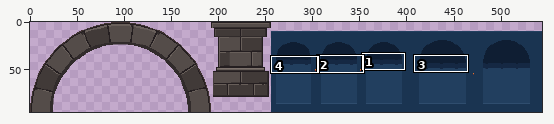
One commit to this pixel-art file: assets/source/terrain/floor01/structure.ase. The first picture is a wide view before the edit; the outline marks the close-up.
Close-up. Earlier state:
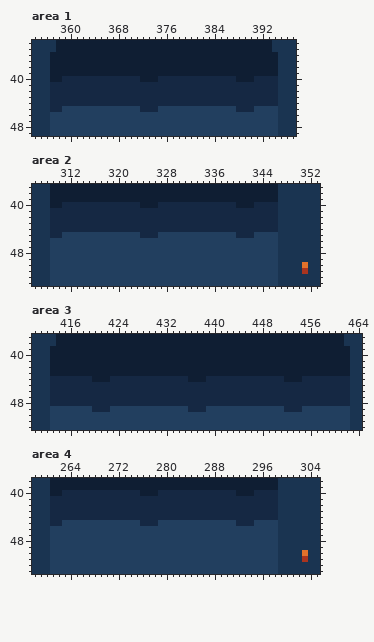
544x96 pixels, 1 frame. Shown: area 1: x 354..397, y 34..49; area 2: x 306..353, y 37..53; area 3: x 410..464, y 37..52; area 4: x 258..305, y 38..53. The commit also changed other parts of the picture, which this record leaves out.
And afterwards:
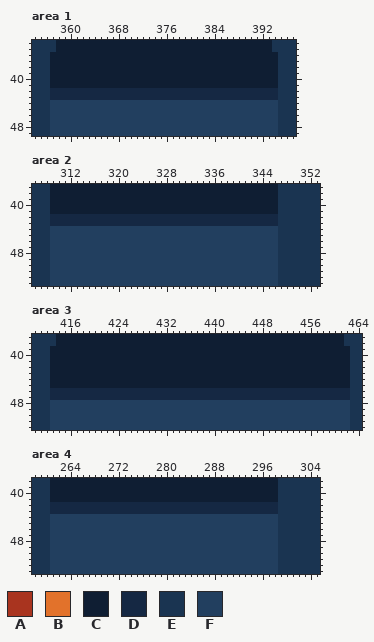
Palette (. is transparent): A #a9341f  B #e2722b  C #0f1e33  D #152843  E #1a3451  F #223f5f
The edit:
{"where": "area 1, layer \"depth\""}
{"y":40,"x":359,"old":"DDDDDDDDDDDDD","new":"CCCCCCCCCCCCC"}
{"y":40,"x":375,"old":"DDDDDDDDDDDDD","new":"CCCCCCCCCCCCC"}
{"y":40,"x":391,"old":"DDDD","new":"CCCC"}
{"y":41,"x":357,"old":"DDDDDDDDDDDDDDDDDDDDDDDDDDDDDDDDDDDDDD","new":"CCCCCCCCCCCCCCCCCCCCCCCCCCCCCCCCCCCCCC"}
{"y":44,"x":357,"old":"DDDDDDDDDDDDDDDDDDDDDDDDDDDDDDDDDDDDDD","new":"FFFFFFFFFFFFFFFFFFFFFFFFFFFFFFFFFFFFFF"}
{"y":45,"x":357,"old":"DD","new":"FF"}
{"y":45,"x":372,"old":"DDD","new":"FFF"}
{"y":45,"x":388,"old":"DDD","new":"FFF"}
{"where": "area 2, layer \"depth\""}
{"y":40,"x":311,"old":"DDDDDDDDDDDDD","new":"CCCCCCCCCCCCC"}
{"y":40,"x":327,"old":"DDDDDDDDDDDDD","new":"CCCCCCCCCCCCC"}
{"y":40,"x":343,"old":"DDDD","new":"CCCC"}
{"y":41,"x":309,"old":"DDDDDDDDDDDDDDDDDDDDDDDDDDDDDDDDDDDDDD","new":"CCCCCCCCCCCCCCCCCCCCCCCCCCCCCCCCCCCCCC"}
{"y":44,"x":309,"old":"DDDDDDDDDDDDDDDDDDDDDDDDDDDDDDDDDDDDDD","new":"FFFFFFFFFFFFFFFFFFFFFFFFFFFFFFFFFFFFFF"}
{"y":45,"x":309,"old":"DD","new":"FF"}
{"y":45,"x":324,"old":"DDD","new":"FFF"}
{"y":45,"x":340,"old":"DDD","new":"FFF"}
{"y":50,"x":351,"old":"B","new":"E"}
{"y":51,"x":351,"old":"A","new":"E"}
{"where": "area 3, layer \"depth\""}
{"y":44,"x":413,"old":"DDDDDDD","new":"CCCCCCC"}
{"y":44,"x":423,"old":"DDDDDDDDDDDDD","new":"CCCCCCCCCCCCC"}
{"y":44,"x":439,"old":"DDDDDDDDDDDDD","new":"CCCCCCCCCCCCC"}
{"y":44,"x":455,"old":"DDDDDDDD","new":"CCCCCCCC"}
{"y":45,"x":413,"old":"DDDDDDDDDDDDDDDDDDDDDDDDDDDDDDDDDDDDDDDDDDDDDDDDDD","new":"CCCCCCCCCCCCCCCCCCCCCCCCCCCCCCCCCCCCCCCCCCCCCCCCCC"}
{"y":48,"x":413,"old":"DDDDDDDDDDDDDDDDDDDDDDDDDDDDDDDDDDDDDDDDDDDDDDDDDD","new":"FFFFFFFFFFFFFFFFFFFFFFFFFFFFFFFFFFFFFFFFFFFFFFFFFF"}
{"y":49,"x":420,"old":"DDD","new":"FFF"}
{"y":49,"x":436,"old":"DDD","new":"FFF"}
{"y":49,"x":452,"old":"DDD","new":"FFF"}
{"where": "area 4, layer \"depth\""}
{"y":40,"x":263,"old":"DDDDDDDDDDDDD","new":"CCCCCCCCCCCCC"}
{"y":40,"x":279,"old":"DDDDDDDDDDDDD","new":"CCCCCCCCCCCCC"}
{"y":40,"x":295,"old":"DDDD","new":"CCCC"}
{"y":41,"x":261,"old":"DDDDDDDDDDDDDDDDDDDDDDDDDDDDDDDDDDDDDD","new":"CCCCCCCCCCCCCCCCCCCCCCCCCCCCCCCCCCCCCC"}
{"y":44,"x":261,"old":"DDDDDDDDDDDDDDDDDDDDDDDDDDDDDDDDDDDDDD","new":"FFFFFFFFFFFFFFFFFFFFFFFFFFFFFFFFFFFFFF"}
{"y":45,"x":261,"old":"DD","new":"FF"}
{"y":45,"x":276,"old":"DDD","new":"FFF"}
{"y":45,"x":292,"old":"DDD","new":"FFF"}
{"y":50,"x":303,"old":"B","new":"E"}
{"y":51,"x":303,"old":"A","new":"E"}
{"label":"changed","picture_box":[50,76,278,112]}
{"label":"changed","picture_box":[50,202,278,238]}
{"label":"changed","picture_box":[302,262,308,274]}
{"label":"changed","picture_box":[50,376,350,412]}
{"label":"changed","picture_box":[50,490,278,526]}
{"label":"changed","picture_box":[302,550,308,562]}
